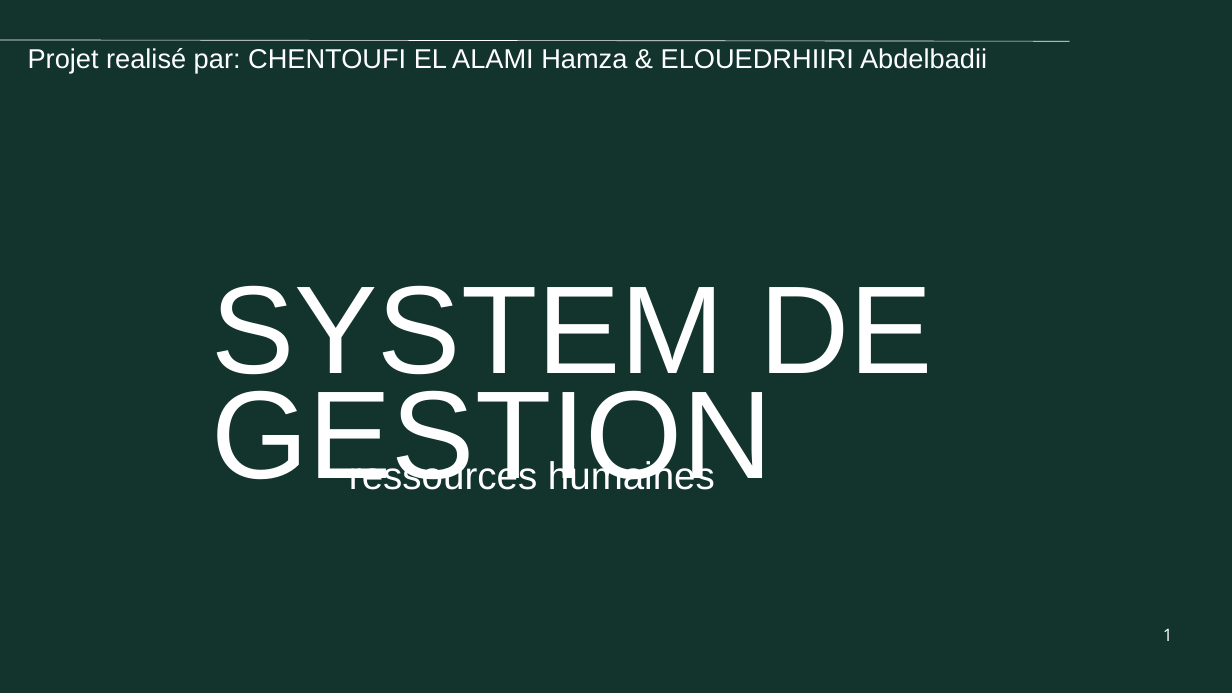
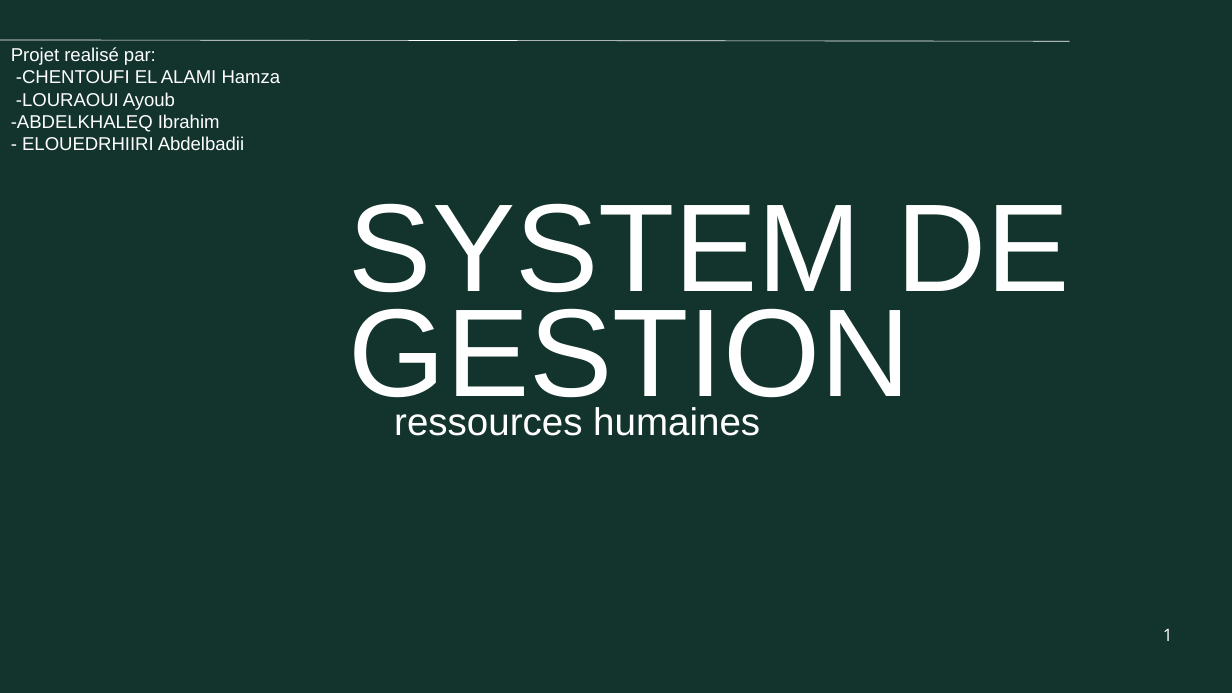
Before and after one commit to Niixja-dev/ProjetASP, a slide deck: slide 1 of projet RH.pptx. Drawn at 1232x693 pixels with LibreOffice and Linux fonts; fonts in the diff are those of the drawing; background and template pictures are left out. Boxes give left, top, right and bottom in pixels: in the first picture for what was removed or moved away, otherwise in the second. Text is boxed around its words. In the diff, an @@ line names an element or a change of style, - is before the commit and + after.

```diff
--- a/projet RH.pptx
+++ b/projet RH.pptx
@@ text at bbox=[11, 47, 281, 150]: text changed; size 31.8 to 21.7 pt @@
-Projet realisé par: CHENTOUFI EL ALAMI Hamza & ELOUEDRHIIRI Abdelbadii
+Projet realisé par:
+-CHENTOUFI EL ALAMI Hamza
+-LOURAOUI Ayoub
+-ABDELKHALEQ Ibrahim
+- ELOUEDRHIIRI Abdelbadii
@@ text "SYSTEM DE GESTION" rewrapped from bbox=[212, 285, 932, 490] to bbox=[349, 203, 1070, 419] @@
@@ text "ressources humaines": place and size @@
-text "ressources humaines" at bbox=[349, 459, 715, 490]
+text "ressources humaines" at bbox=[394, 407, 760, 436]
```
Also in this commit, not shown: 2 other slides changed.
